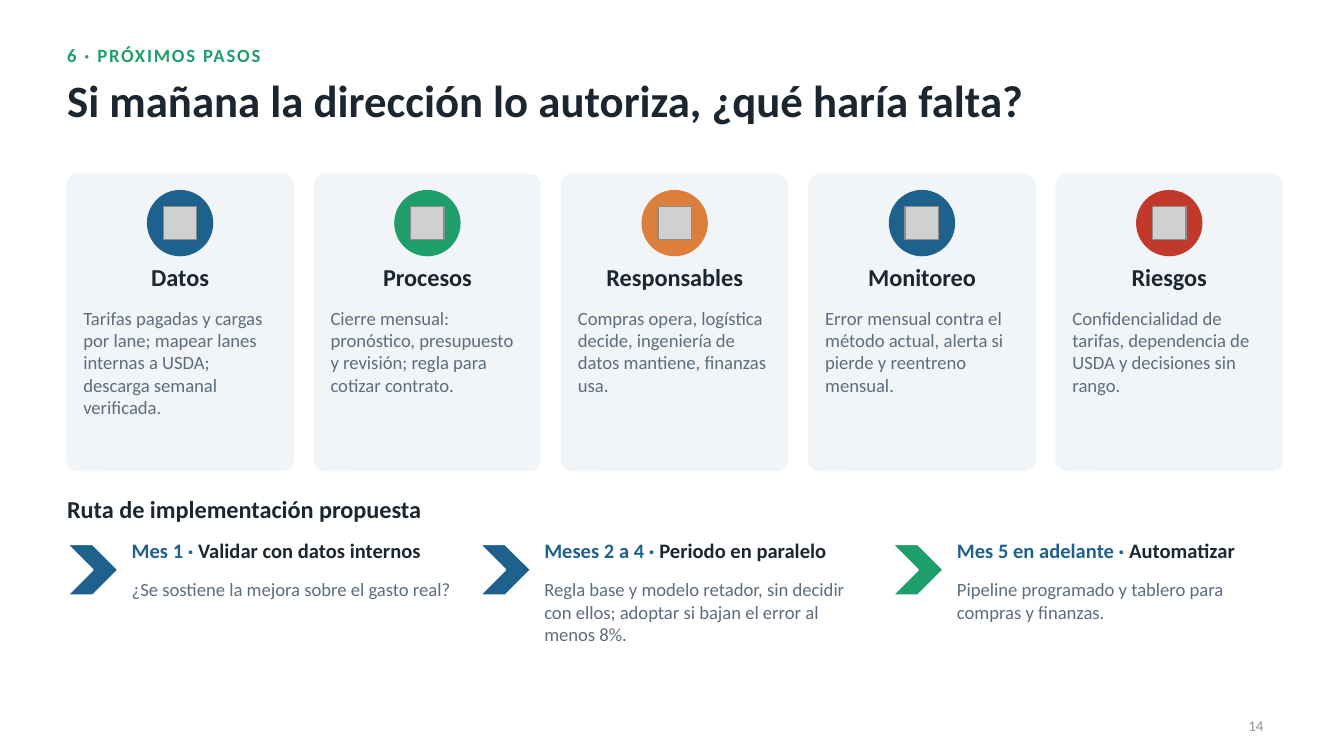
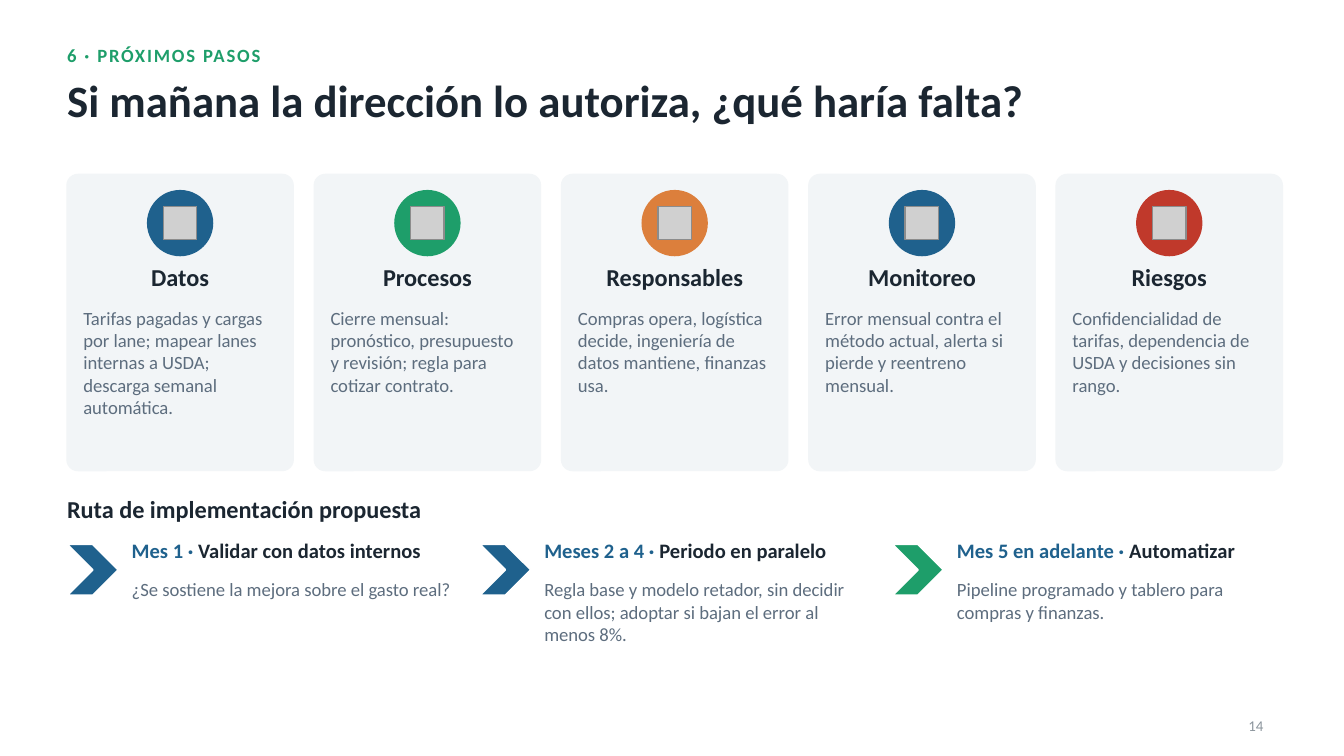
Before and after one commit to jmartinezvogel/reefer-spot-rate-forecasting, a slide deck: slide 14 of docs/ML_PresentacionFinal_Equipo3.pptx. Drawn at 1344x756 pixels with LibreOffice and Linux fonts; fonts in the diff are those of the drawing; grey boxes stand for pictures. Boxes give left, top, right and bottom in pixels: in the first picture for what was removed or moved away, otherwise in the second. Text is boxed around its words. In the diff, an @@ line names an element or a change of style, - is before the commit and + after.

```diff
--- a/docs/ML_PresentacionFinal_Equipo3.pptx
+++ b/docs/ML_PresentacionFinal_Equipo3.pptx
@@ text at (x1=83, y1=312, x2=262, y2=414): text changed @@
-Tarifas pagadas y cargas por lane; mapear lanes internas a USDA; descarga semanal verificada.
+Tarifas pagadas y cargas por lane; mapear lanes internas a USDA; descarga semanal automática.
```
Also in this commit, not shown: 1 other slide changed, 1 other file.
